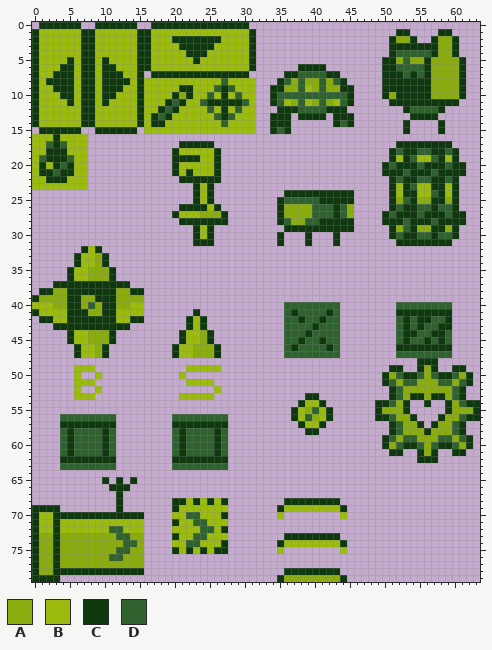
File history of a sprite sheet, project/assets/sprites/editor/buttons.png. Above is the file before it was changed.
The file is 64x80 pixels.
Palette (. is transparent): A #8bac0f  B #9bbc0f  C #0f380f  D #306230
Pixels before (only the part around the change), first column x 0:
 5 CBBBBCBCCBCBBBBCCBBBBB
 6 CBBBCCBCCBCCBBBCCBBBBB
 7 CBBCCCBCCBCCCBBC.CCCCC
 8 CBCCCCBCCBCCCCBCBBBBBB
 9 CBBCCCBCCBCCCBBCBBBBBC
10 CBBBCCBCCBCCBBBCBBBBCA
11 CBBBBCBCCBCBBBBCBBBCDC
12 CBBBBBBCCBBBBBBCBBCDCB
13 CBBBBBBCCBBBBBBCBCDCBB
14 CBBBBBBCCBBBBBBCBCCBBB
15 .CCCCCC..CCCCCC.BBBBBB
16 BBBCBBBB..............
17 BBDCDBBB.............C
18 BBCCCBBB............CB
19 BDCCCDBB............CC
20 BCBCDCBB............CB
21 BCCDCCBB............CB
22 BBCCCBBB.............C
23 BBBBBBBB..............
24 ......................
25 ......................
26 .....................C
27 ....................CB
28 .....................C
29 ......................
30 ......................
31 ......................
32 .......CBC............
33 ......CBBAC...........
34 ......CBBAC...........
After the commit:
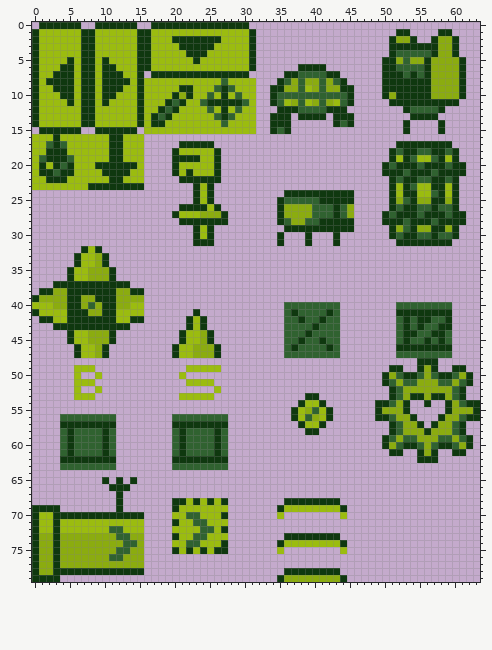
Edits made:
Changed rows in their new state; - is an unchanged pixel.
first column x 8:
16 BBBCCBBB
17 BBBCCBBB
18 BBBCCBBB
19 BBBCCBBB
20 BCCCCCCB
21 BBCCCCBB
22 BBBCCBBB
23 CCCCCCCC
Where, in picture pixels (left, top, right, bottom), the same in both pictures:
added: (88, 134, 144, 190)
